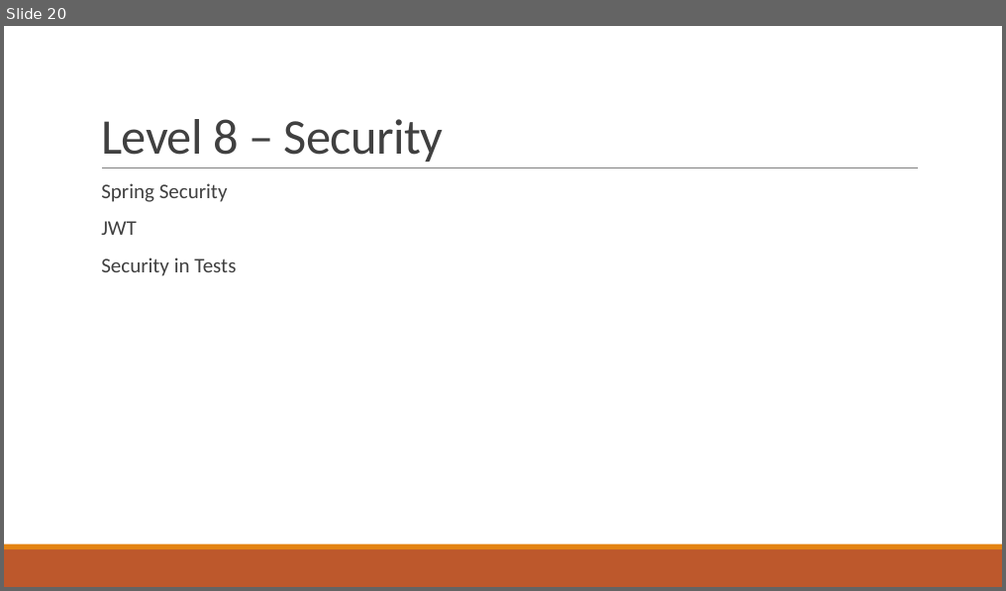
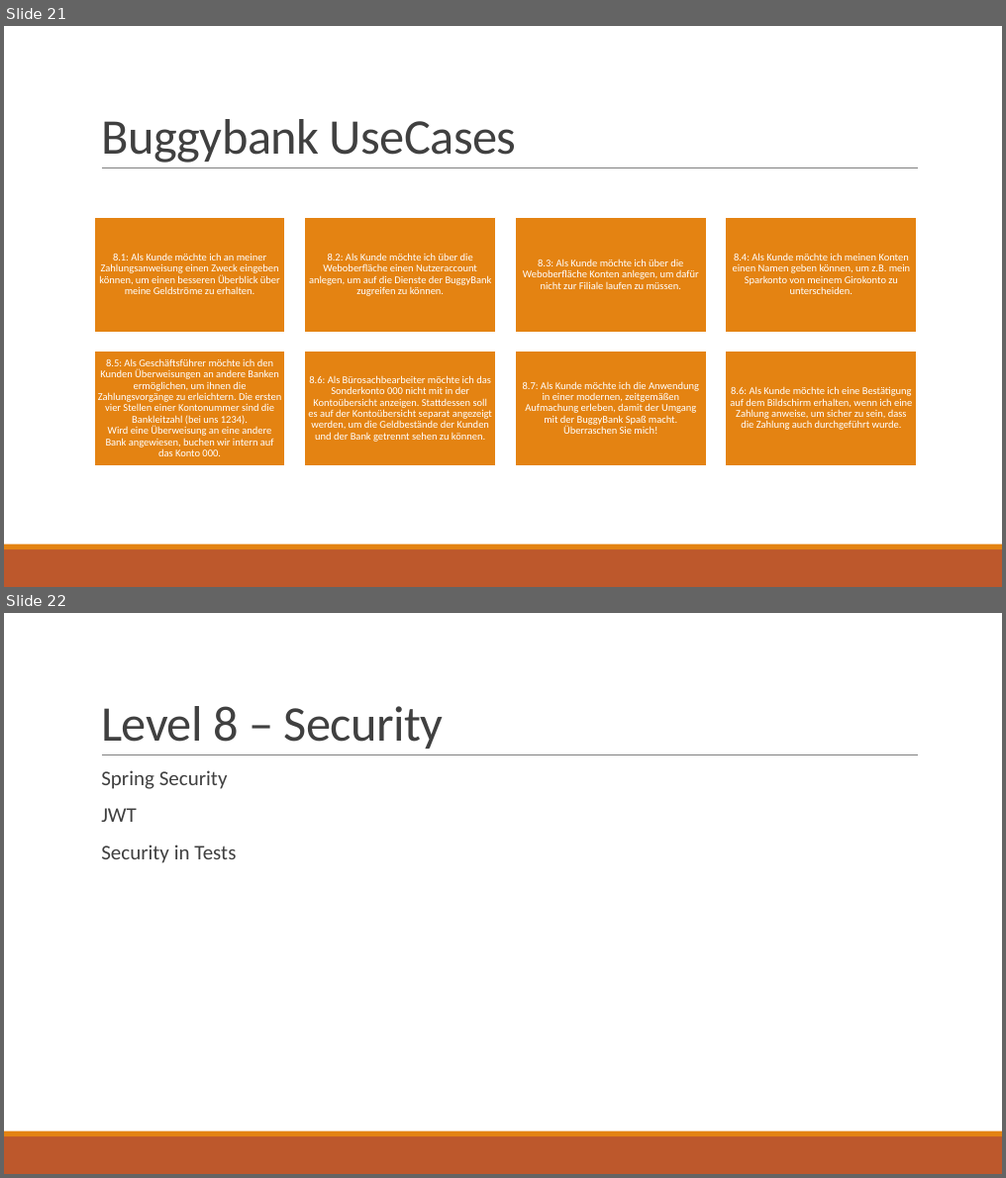
Before and after one commit to SpiritTesting/buggybank, a slide deck: Aufgaben.pptx. Shown one above the other, each under a label of ours: slide 20 before the commit, slides 21 and 22 after it. The pictures are 1006x591 and 1006x1178 pixels, drawn with LibreOffice and Linux fonts; fonts in the diff are those of the drawing; background and template pictures are left out. Boxes give left, top, right and bottom in pixels: in the first picture for what was removed or moved away, otherwise in the second. Text is boxed around its words. In the diff, an @@ line names an element or a change of style, - is before the commit and + after.

Commit message:
Konten anlegen aus der Weboberflaeche

```diff
--- a/Aufgaben.pptx
+++ b/Aufgaben.pptx
@@ slide 21 added at box(4, 26, 1002, 587), background #FFFFFF; not listed: 3 template elements that a slide beside it also shows @@
@@ title added at box(101, 119, 517, 163), 48 pt, text #404040 @@
+Buggybank UseCases
@@ group added at box(94, 218, 918, 467): 8 rectangles, 8 texts @@
+8.1: Als Kunde möchte ich an meiner Zahlungsanweisung einen Zweck eingeben können, um einen besseren Überblick über meine Geldströme zu erhalten.
+8.2: Als Kunde möchte ich über die Weboberfläche einen Nutzeraccount anlegen, um auf die Dienste der BuggyBank zugreifen zu können.
+8.3: Als Kunde möchte ich über die Weboberfläche Konten anlegen, um dafür nicht zur Filiale laufen zu müssen.
+8.4: Als Kunde möchte ich meinen Konten einen Namen geben können, um z.B. mein Sparkonto von meinem Girokonto zu unterscheiden.
+8.5: Als Geschäftsführer möchte ich den Kunden Überweisungen an andere Banken ermöglichen, um ihnen die Zahlungsvorgänge zu erleichtern. Die ersten vier Stellen einer Kontonummer sind die Bankleitzahl (bei uns 1234).
+Wird eine Überweisung an eine andere Bank angewiesen, buchen wir intern auf das Konto 000.
+8.6: Als Bürosachbearbeiter möchte ich das Sonderkonto 000 nicht mit in der Kontoübersicht anzeigen. Stattdessen soll es auf der Kontoübersicht separat angezeigt werden, um die Geldbestände der Kunden und der Bank getrennt sehen zu können.
+8.7: Als Kunde möchte ich die Anwendung in einer modernen, zeitgemäßen Aufmachung erleben, damit der Umgang mit der BuggyBank Spaß macht. Überraschen Sie mich!
+8.6: Als Kunde möchte ich eine Bestätigung auf dem Bildschirm erhalten, wenn ich eine Zahlung anweise, um sicher zu sein, dass die Zahlung auch durchgeführt wurde.
@@ what was slide 20 is now slide 22 @@
```
Also in this commit, not shown: 1 other slide added, 4 other files.
